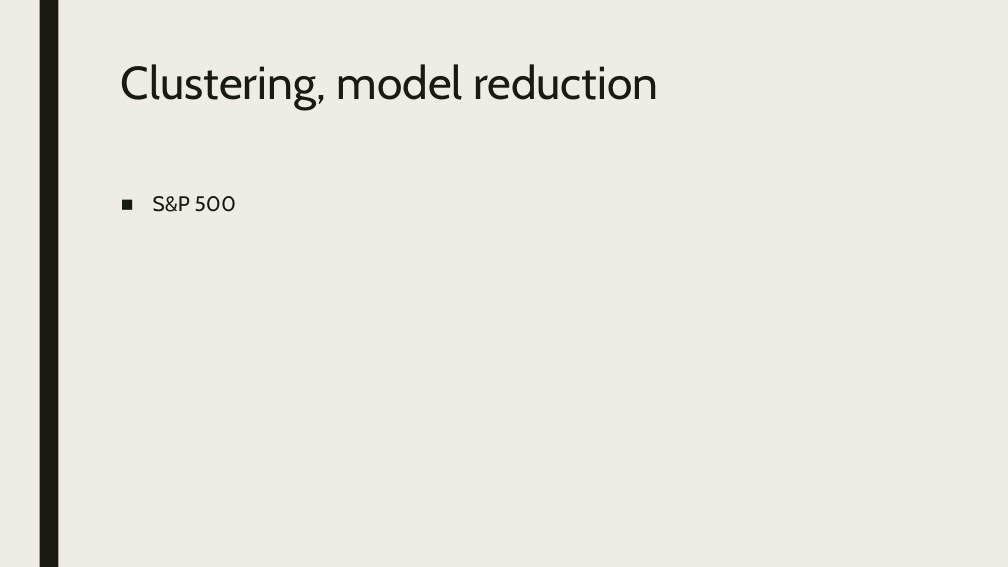
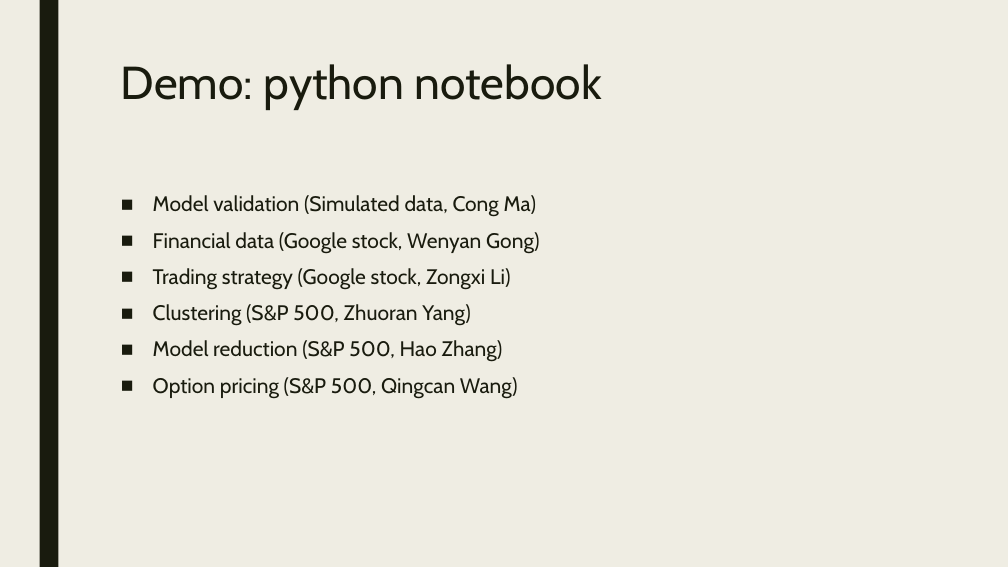
Before and after one commit to APC524/tsap, a slide deck: slide 7 of doc/presentation/pre.pptx (slide 8 before the commit). Drawn at 1008x567 pixels with LibreOffice and Linux fonts; fonts in the diff are those of the drawing. Boxes give left, top, right and bottom in pixels: in the first picture for what was removed or moved away, otherwise in the second. Text is boxed around its words. In the diff, an @@ line names an element or a change of style, - is before the commit and + after.

Commit message:
demo reduction

```diff
--- a/doc/presentation/pre.pptx
+++ b/doc/presentation/pre.pptx
@@ title at bbox=[121, 64, 602, 110]: text changed @@
-Clustering, model reduction
+Demo: python notebook
@@ text at bbox=[153, 195, 539, 399]: text changed @@
-■ S&P 500
+■ Model validation (Simulated data, Cong Ma)
+■ Financial data (Google stock, Wenyan Gong)
+■ Trading strategy (Google stock, Zongxi Li)
+■ Clustering (S&P 500, Zhuoran Yang)
+■ Model reduction (S&P 500, Hao Zhang)
+■ Option pricing (S&P 500, Qingcan Wang)
```
Also in this commit, not shown: 6 other slides changed, 1 slide added, 3 slides removed, 6 other files.
